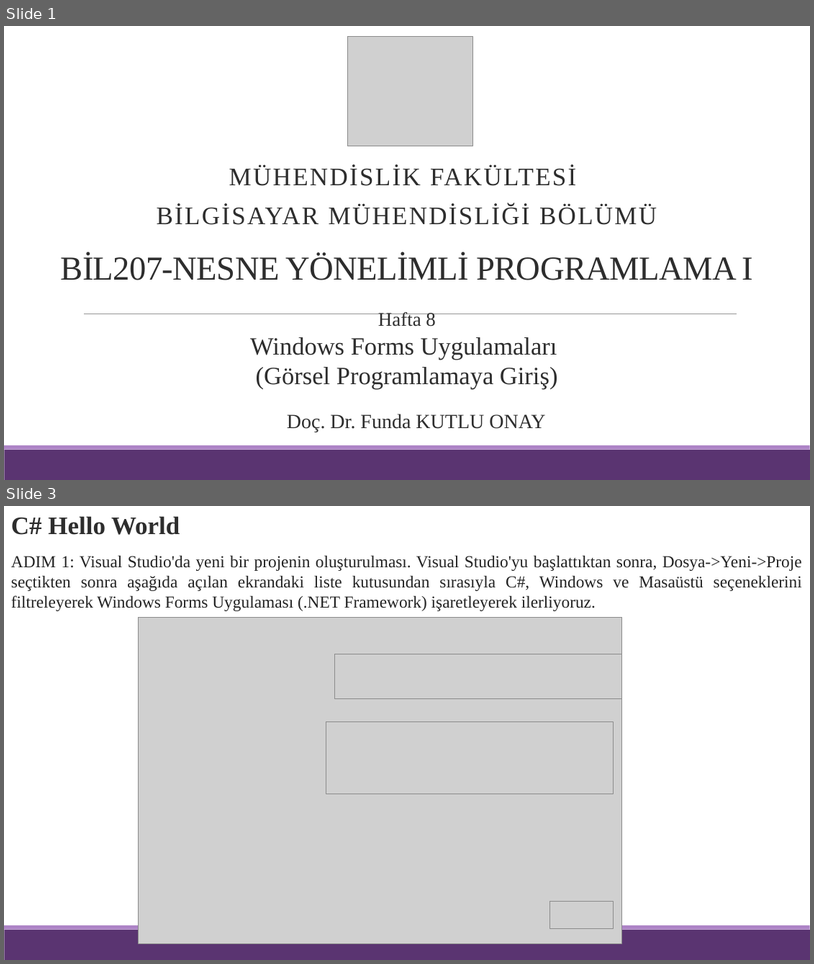
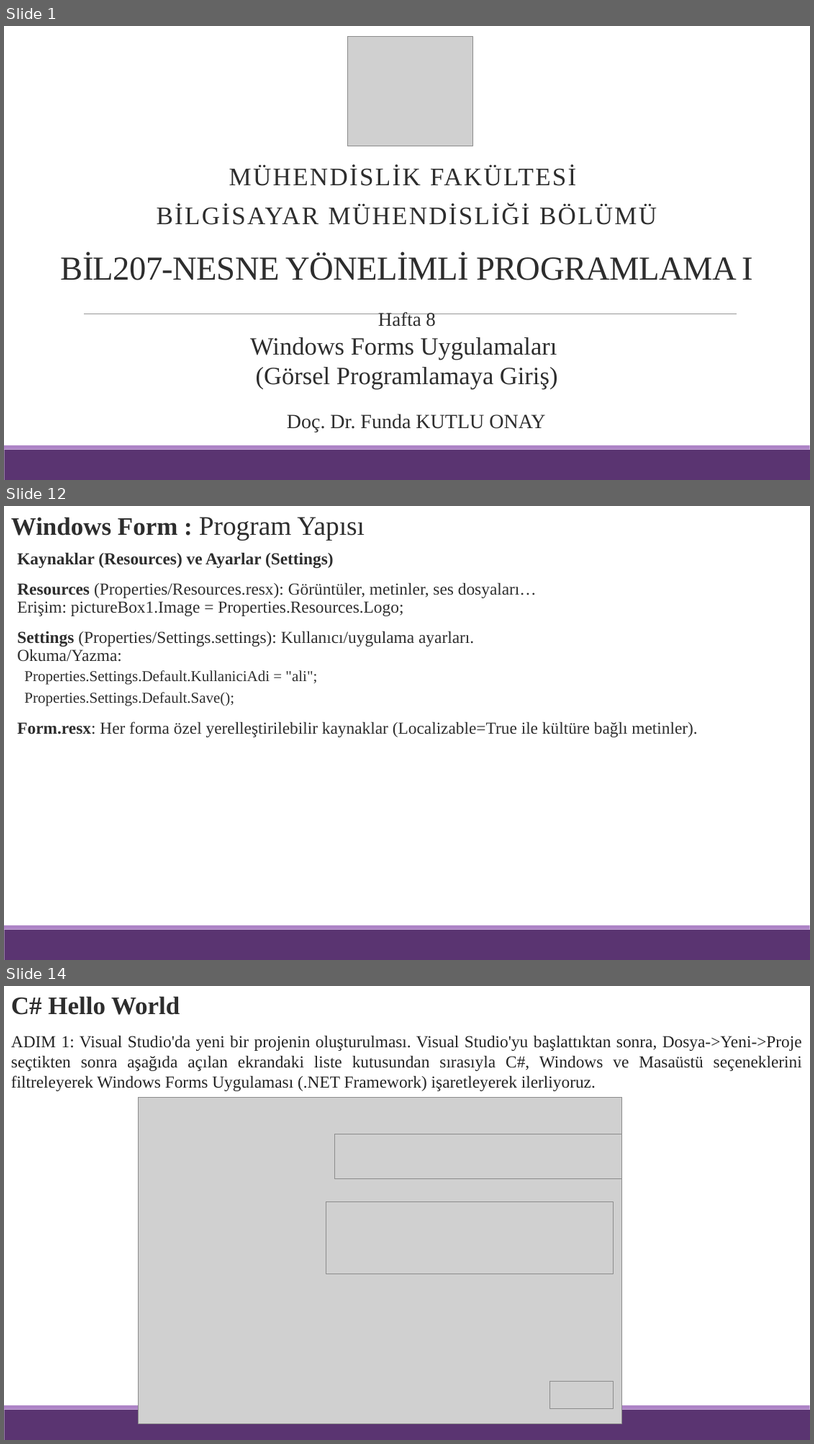
Before and after one commit to funkut/BM0207-BIL207-Ders-Notlar-, a slide deck: Hafta 8.pptx. Shown one above the other, each under a label of ours: slides 1 and 3 before the commit, slides 1, 12 and 14 after it; the slides between them are not shown. The pictures are 814x964 and 814x1444 pixels, drawn with LibreOffice and Linux fonts; fonts in the diff are those of the drawing; grey boxes stand for pictures. Boxes give left, top, right and bottom in pixels: in the first picture for what was removed or moved away, otherwise in the second. Text is boxed around its words. In the diff, an @@ line names an element or a change of style, - is before the commit and + after.

```diff
--- a/Hafta 8.pptx
+++ b/Hafta 8.pptx
@@ slide 12 added at <box>4,506,810,960</box>, background #FFFFFF; not listed: 2 template elements that a slide beside it also shows @@
@@ text added at <box>11,517,365,540</box>, 32 pt, text #2D2D2D @@
+Windows Form : Program Yapısı
@@ text added at <box>17,553,697,737</box>, 20 pt, text #2D2D2D @@
+  Kaynaklar (Resources) ve Ayarlar (Settings)
+  Resources (Properties/Resources.resx): Görüntüler, metinler, ses dosyaları…
+  Erişim: pictureBox1.Image = Properties.Resources.Logo;
+  Settings (Properties/Settings.settings): Kullanıcı/uygulama ayarları.
+  Okuma/Yazma:
+  Properties.Settings.Default.KullaniciAdi = "ali";
+  Properties.Settings.Default.Save();
+  Form.resx: Her forma özel yerelleştirilebilir kaynaklar (Localizable=True ile kültüre bağlı metinler).
@@ what was slide 3 is now slide 14 @@
```
Also in this commit, not shown: 1 slide changed, 10 other slides added.
